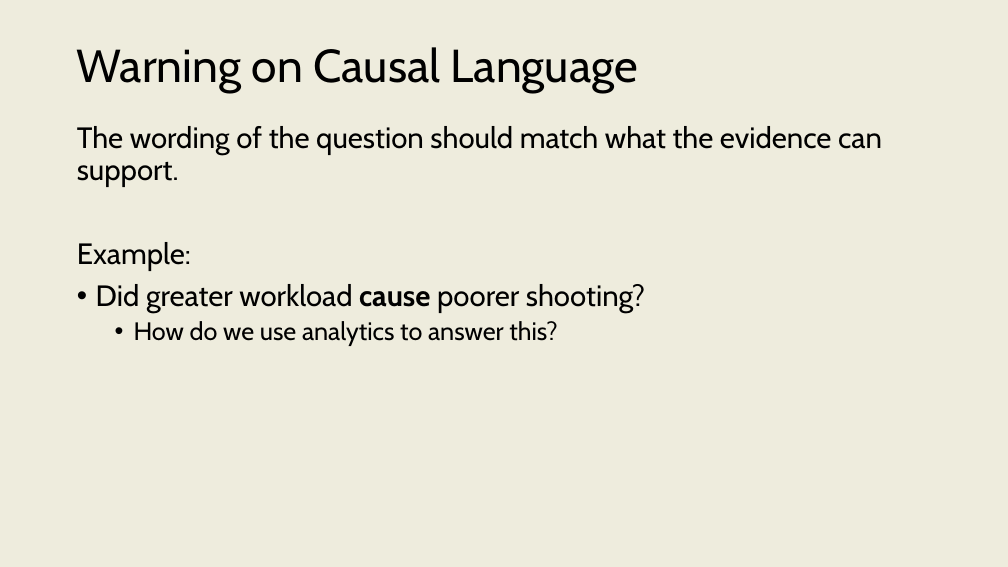
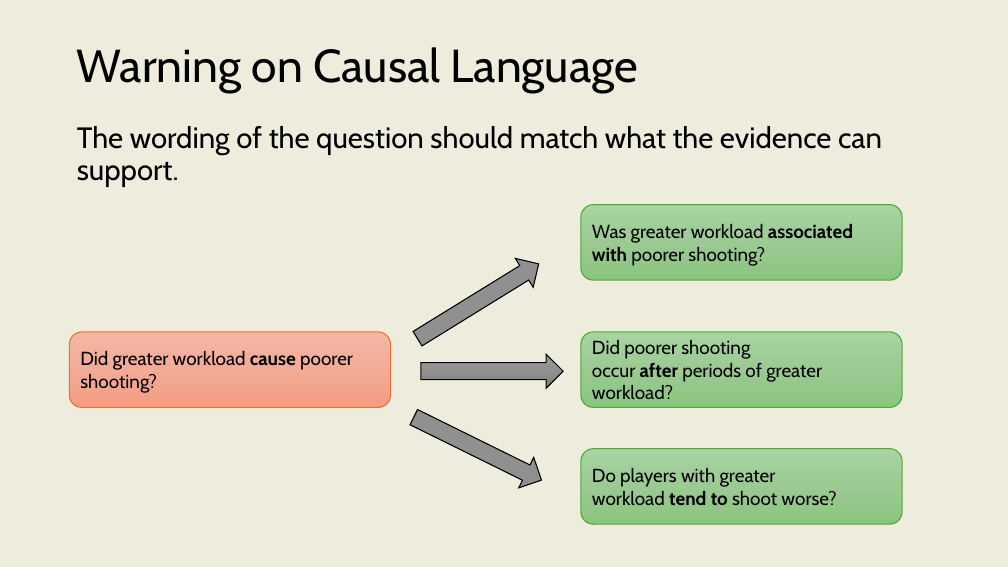
Before and after one commit to onishisaryu/HES-3000-Sports-Data-Analytics, a slide deck: slide 11 of pptx canvas/Lecture3.pptx. Drawn at 1008x567 pixels with LibreOffice and Linux fonts; fonts in the diff are those of the drawing. Boxes give left, top, right and bottom in pixels: in the first picture for what was removed or moved away, otherwise in the second. Text is boxed around its words. In the diff, an @@ line names an element or a change of style, - is before the commit and + after.

```diff
--- a/pptx canvas/Lecture3.pptx
+++ b/pptx canvas/Lecture3.pptx
@@ rounded rectangle added at [581,205,902,281], fill gradient #A8D5A0 to #9CCA94 to #8AC680, outline #4EA72E 1 pt, 18 pt, text #000000 @@
+Was greater workload associated with poorer shooting?
@@ text at [77,242,645,346]: paragraphs removed @@
-Example:
-• Did greater workload cause poorer shooting?
-  • How do we use analytics to answer this?
@@ right arrow added at [408,250,547,353], fill gradient #9D9D9D to #909090 to #7C7C7C, outline #000000 1 pt @@
@@ rounded rectangle added at [70,332,391,408], fill gradient #F5B8A5 to #F2AB96 to #F59E82, outline #E97132 1 pt, 18 pt, text #000000 @@
+Did greater workload cause poorer shooting?
@@ right arrow added at [421,355,563,389], fill gradient #9D9D9D to #909090 to #7C7C7C, outline #000000 1 pt @@
@@ rounded rectangle added at [581,332,902,408], fill gradient #A8D5A0 to #9CCA94 to #8AC680, outline #4EA72E 1 pt, 18 pt, text #000000 @@
+Did poorer shooting occur after periods of greater workload?
@@ right arrow added at [407,402,549,496], fill gradient #9D9D9D to #909090 to #7C7C7C, outline #000000 1 pt @@
@@ rounded rectangle added at [581,448,902,524], fill gradient #A8D5A0 to #9CCA94 to #8AC680, outline #4EA72E 1 pt, 18 pt, text #000000 @@
+Do players with greater workload tend to shoot worse?
```
Also in this commit, not shown: 6 other slides changed, 1 slide added, 1 slide removed, 2 other files.
